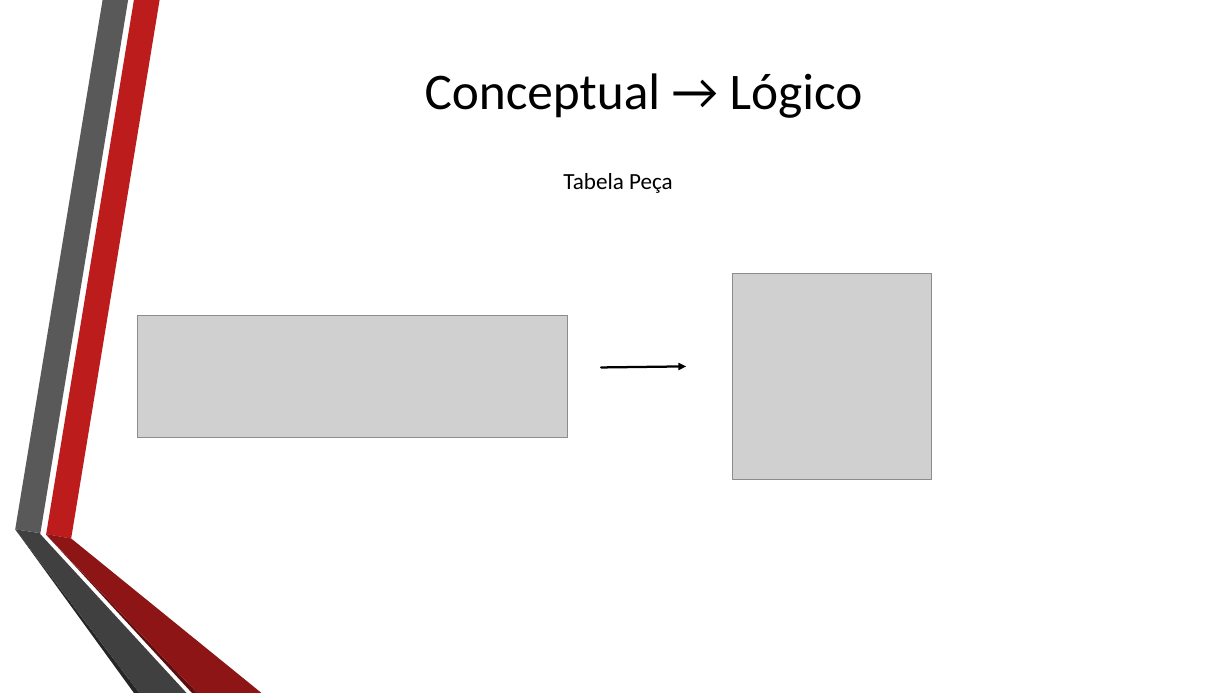
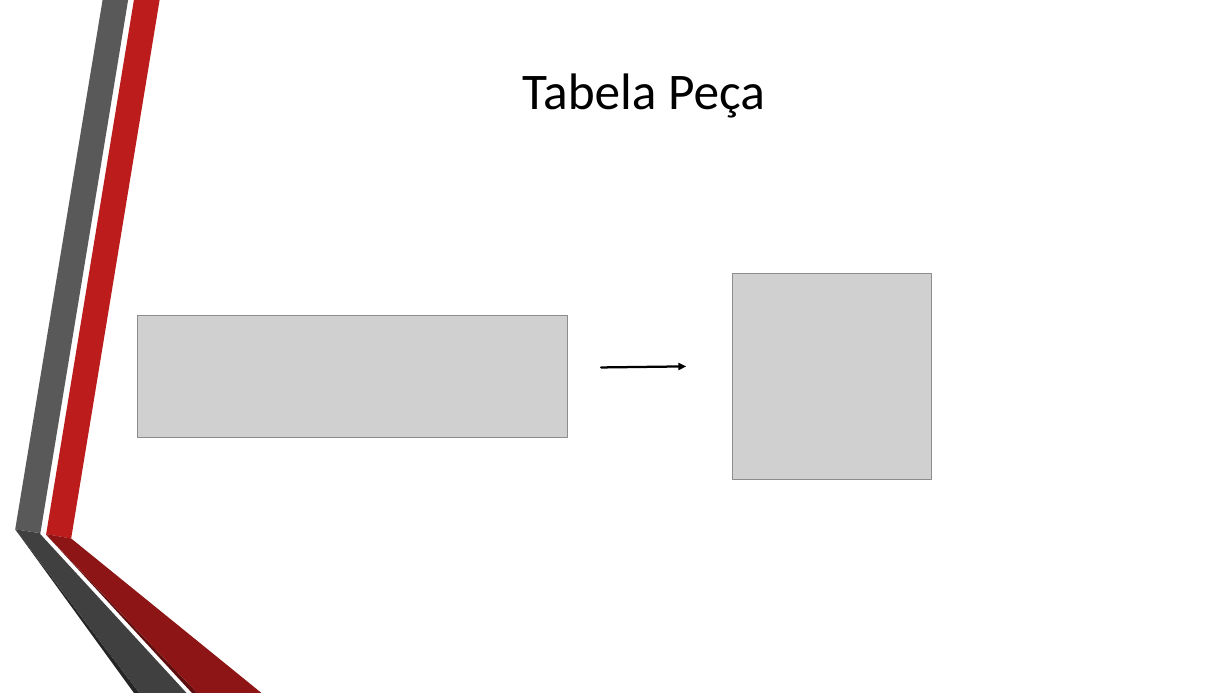
Before and after one commit to tdaa/Database-Project, a slide deck: slide 13 of Apresentação/Oficina.pptx. Drawn at 1232x693 pixels with LibreOffice and Linux fonts; fonts in the diff are those of the drawing; grey boxes stand for pictures; background and template pictures are left out. Boxes give left, top, right and bottom in pixels: in the first picture for what was removed or moved away, otherwise in the second. Text is boxed around its words. In the diff, an @@ line names an element or a change of style, - is before the commit and + after.

```diff
--- a/Apresentação/Oficina.pptx
+++ b/Apresentação/Oficina.pptx
@@ title at (522,73,765,118): text changed @@
-Conceptual → Lógico
+Tabela Peça
@@ text removed at (563,173,673,193) @@
-Tabela Peça
```
Also in this commit, not shown: 4 other slides changed, 1 slide added, 2 slides removed, 1 other file.
